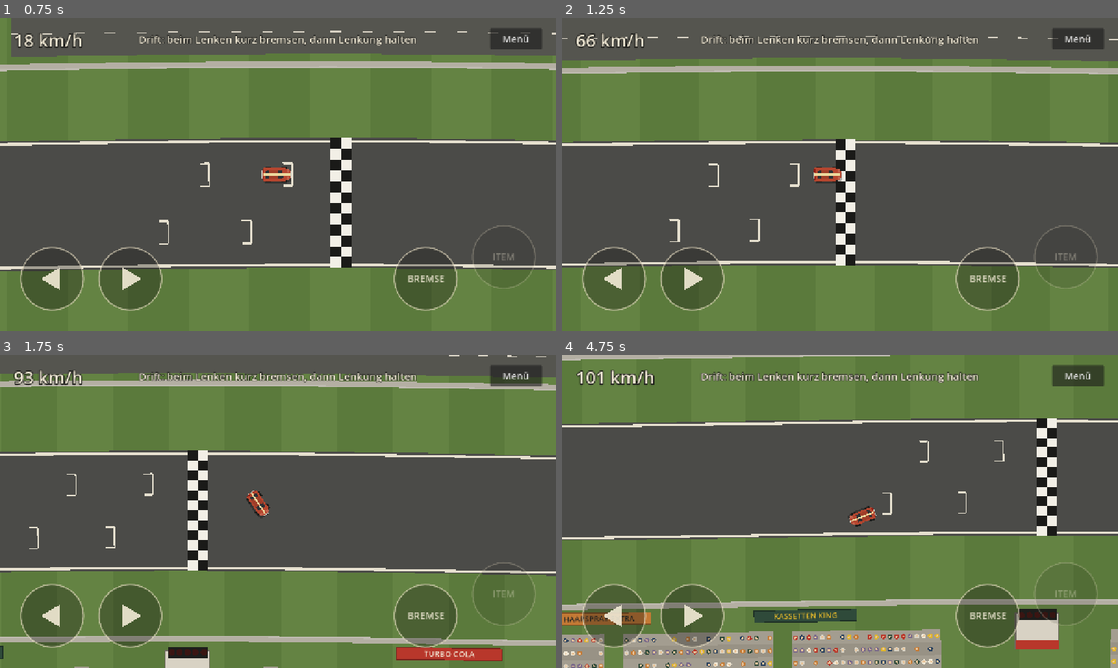
Above: before the commit, frames 1-4 (two rows, left to right).
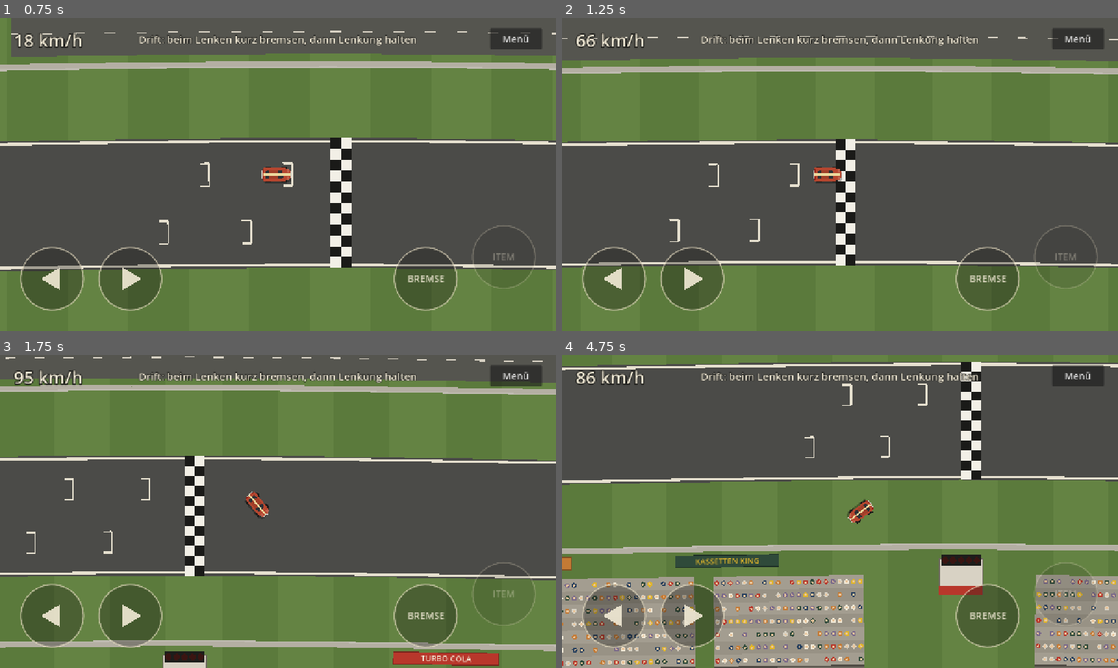
Above: after the commit, the same moments.

Repository: Florian1080/80iesRacer
Game: Godot game, scene res://scenes/main/main.tscn
Same seed, same stepped clock (60 frames per second), same inputs: the game is played once before the commit and once after it.
Inputs (mouse positions are in pixels of both pictures, inside the frame that each line leads up to):
- Up to frame 1 (0.75 s): click "Testfahrt starten" at 0.5 s
- Up to frame 2 (1.25 s): no input
- Up to frame 3 (1.75 s): tap Enter (ui_accept) at 1.25, 1.52 s; move the mouse to (400, 495) at 1.27 s; hold Right (steer_right) from 1.28 s (still down); tap E (use_item) at 1.35 s; click (400, 495) at 1.42 s
- Up to frame 4 (4.75 s): release Right (steer_right) at 2 s; drag from (728, 527) to (812, 574) at 2.02 s; move the mouse to (895, 442) at 2.77 s; hold Right (steer_right) 2.78-3.5 s; tap E (use_item) at 2.85, 4.35 s; drag from (812, 574) to (673, 464) at 3.52 s; move the mouse to (1006, 558) at 4.27 s; hold Left (steer_left) from 4.28 s (still down); tap Enter (ui_accept) at 4.52 s

Frame 1 is identical in both runs. In frame 2, 0.2% of the frame differs, in the area x 1-99%, y 5-80%; in frame 3, 14%; in frame 4, 60%, in the area x 0-100%, y 0-100%.

Commit message:
Lenkung: weiches Einlenken und Spurhilfe auf Geraden
Mit den Touch-Tasten war es schwer, das Auto auf den langen Geraden
gerade zu halten: Schon kurzes Antippen drehte es um fast 9 Grad.

- Progressive Lenkung: Lenkung baut sich beim Halten auf und fällt beim
  Loslassen schnell ab; Lenkkurve macht kleine Ausschläge feiner.
  Antippen bei 180 km/h jetzt 3 statt 9 Grad, volle Lenkkraft bleibt.
- Spurhilfe: Ohne Lenkeingabe richtet sich das Auto auf Geraden sanft an
  der Strecke aus (bis 14 Grad Schräglage), nicht in Kurven, nicht im Drift.

Co-Authored-By: Claude Opus 5.5 <noreply@anthropic.com>
Claude-Session: https://claude.ai/code/session_018ZB5cCVadoHXTJcHhcqzgN

Diff:
--- a/scripts/game/car.gd
+++ b/scripts/game/car.gd
@@ -18,8 +18,21 @@
 
 @export_group("Lenkung")
 @export var turn_speed := 3.1
-@export var steer_response := 7.0
+## Wie schnell die Lenkung beim Halten zunimmt (pro Sekunde).
+@export var steer_rise := 5.5
+## Wie schnell sie beim Loslassen zurückgeht.
+@export var steer_fall := 10.0
+## Lenkkurve: >1 macht kleine Ausschläge feiner.
+@export var steer_curve := 1.5
+## Anteil der Lenkung, der bei Höchsttempo wegfällt.
+@export var high_speed_steer_loss := 0.3
 @export var grip := 9.0
+
+@export_group("Spurhilfe")
+## Richtet das Auto auf Geraden sanft an der Strecke aus, wenn nicht gelenkt wird.
+@export var steering_assist := true
+@export var assist_max_angle := 14.0
+@export var assist_rate := 1.1
 
 @export_group("Drift")
 @export var drift_grip := 2.4
@@ -76,7 +89,7 @@
 	on_grass = surface != Track.Surface.ROAD
 	var top_speed := max_speed * _surface_value(1.0, grass_speed_factor, gravel_speed_factor)
 
-	_steer = move_toward(_steer, input.steer, steer_response * delta)
+	_update_steer(delta)
 	_update_drift_state(speed, v_forward)
 
 	v_forward = _apply_drive(v_forward, top_speed, delta)
@@ -87,10 +100,12 @@
 	if is_drifting:
 		low_speed_factor = 1.0
 		direction = 1.0
-	var turn := turn_speed * (1.0 - 0.3 * speed_ratio)
+	var turn := turn_speed * (1.0 - high_speed_steer_loss * speed_ratio)
 	if is_drifting:
 		turn *= drift_turn_boost
-	rotation += _steer * turn * low_speed_factor * direction * delta
+	var steer_amount := signf(_steer) * pow(absf(_steer), steer_curve)
+	rotation += steer_amount * turn * low_speed_factor * direction * delta
+	_apply_assist(speed, delta)
 	if is_drifting and speed > 50.0:
 		# Im Drift dreht sich die Fahrtrichtung nicht mit der Nase mit.
 		# Die Nase darf höchstens max_drift_angle von der Fahrtrichtung abweichen.
@@ -148,6 +163,31 @@
 ## Hinterräder in Weltkoordinaten, für Bremsspuren.
 func get_rear_wheels() -> PackedVector2Array:
 	return PackedVector2Array([to_global(Vector2(-19, -14)), to_global(Vector2(-19, 14))])
+
+
+func _update_steer(delta: float) -> void:
+	var target := input.steer
+	var rising := absf(target) > absf(_steer) and signf(target) == signf(_steer)
+	if is_zero_approx(_steer):
+		rising = not is_zero_approx(target)
+	# Richtungswechsel: erst schnell zurück zur Mitte, dann weich aufbauen
+	var rate := steer_rise if rising else steer_fall
+	_steer = move_toward(_steer, target, rate * delta)
+
+
+## Spurhilfe: auf Geraden, ohne Lenkeingabe und bei leichter Schräglage.
+func _apply_assist(speed: float, delta: float) -> void:
+	if not steering_assist or track == null or is_drifting:
+		return
+	if not is_zero_approx(input.steer) or speed < 200.0:
+		return
+	var i := track.nearest_index(global_position)
+	if track.is_curvy(i):
+		return
+	var diff := angle_difference(rotation, track.tangent_at(i).angle())
+	if absf(diff) > deg_to_rad(assist_max_angle):
+		return
+	rotation += clampf(diff, -assist_rate * delta, assist_rate * delta)
 
 
 func _update_drift_state(speed: float, v_forward: float) -> void:
